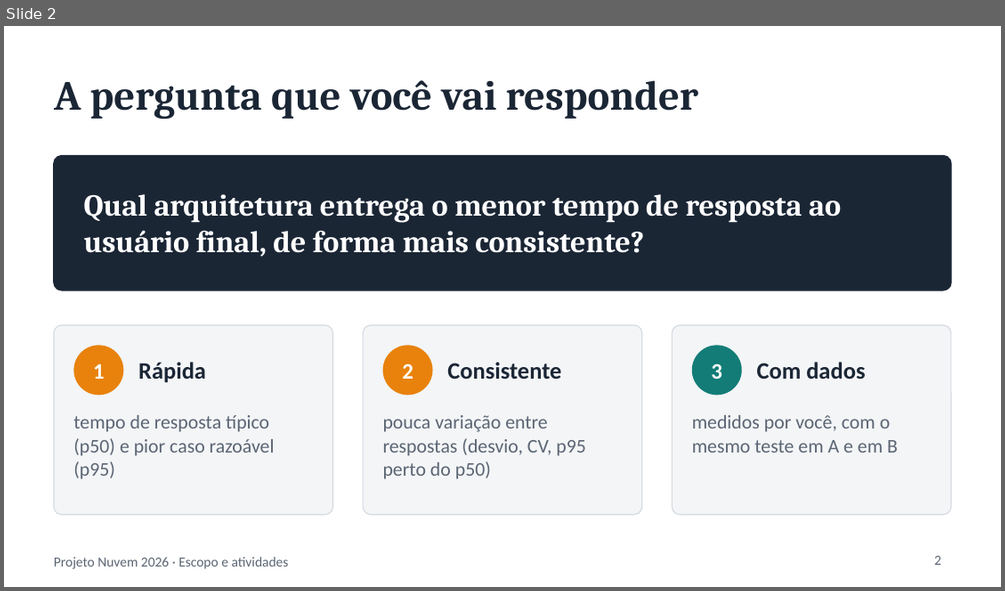
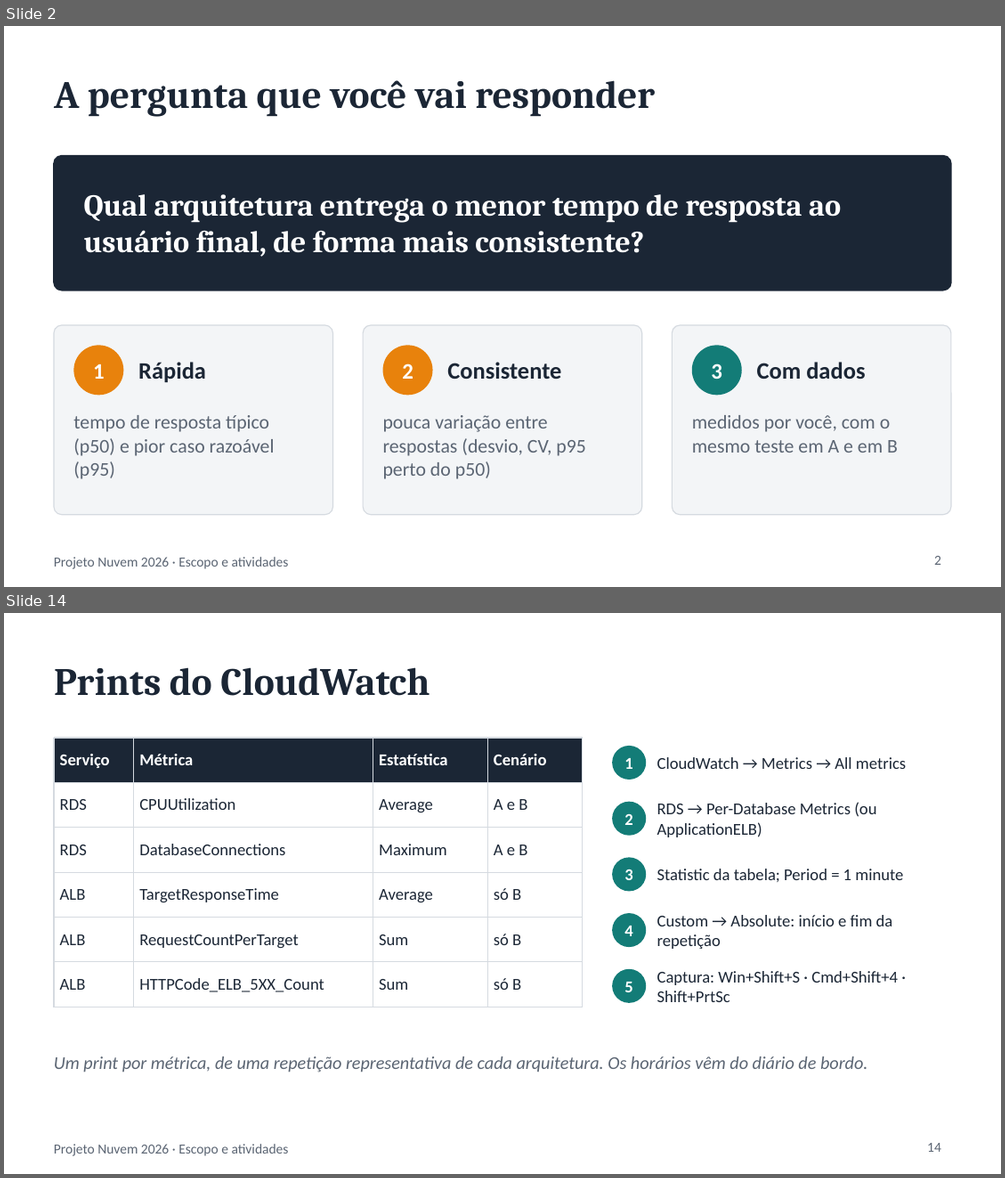
Before and after one commit to emadruga/projeto-aws-chatbot, a slide deck: docs/slides/ESCOPO_E_ATIVIDADES.pptx. Shown one above the other, each under a label of ours: slide 2 before the commit, slides 2 and 14 after it; the slides between them are not shown. The pictures are 1005x591 and 1005x1178 pixels, drawn with LibreOffice and Linux fonts; fonts in the diff are those of the drawing. Boxes give left, top, right and bottom in pixels: in the first picture for what was removed or moved away, otherwise in the second. Text is boxed around its words. In the diff, an @@ line names an element or a change of style, - is before the commit and + after.

```diff
--- a/docs/slides/ESCOPO_E_ATIVIDADES.pptx
+++ b/docs/slides/ESCOPO_E_ATIVIDADES.pptx
@@ slide 14 added at (4, 613, 1001, 1174), background #FFFFFF; not listed: 1 template element that a slide beside it also shows @@
@@ title added at (54, 667, 429, 696), 28 pt, text #1B2635, bold @@
+Prints do CloudWatch
@@ table added at (54, 738, 582, 1006), 6 rows, 4 columns @@
+Serviço | Métrica | Estatística | Cenário
+RDS | CPUUtilization | Average | A e B
+RDS | DatabaseConnections | Maximum | A e B
+ALB | TargetResponseTime | Average | só B
+ALB | RequestCountPerTarget | Sum | só B
+ALB | HTTPCode_ELB_5XX_Count | Sum | só B
@@ ellipse added at (612, 746, 646, 779), fill #137C77, 12 pt, text #FFFFFF, bold @@
+1
@@ text added at (657, 757, 906, 769), 12 pt, text #1B2635 @@
+CloudWatch → Metrics → All metrics
@@ ellipse added at (612, 802, 646, 835), fill #137C77, 12 pt, text #FFFFFF, bold @@
+2
@@ text added at (657, 802, 876, 837), 12 pt, text #1B2635 @@
+RDS → Per-Database Metrics (ou ApplicationELB)
@@ ellipse added at (612, 857, 646, 891), fill #137C77, 12 pt, text #FFFFFF, bold @@
+3
@@ text added at (657, 868, 903, 882), 12 pt, text #1B2635 @@
+Statistic da tabela; Period = 1 minute
@@ ellipse added at (612, 913, 646, 947), fill #137C77, 12 pt, text #FFFFFF, bold @@
+4
@@ text added at (657, 915, 893, 949), 12 pt, text #1B2635 @@
+Custom → Absolute: início e fim da repetição
@@ ellipse added at (612, 969, 646, 1003), fill #137C77, 12 pt, text #FFFFFF, bold @@
+5
@@ text added at (657, 971, 898, 1002), 12 pt, text #1B2635 @@
+Captura: Win+Shift+S · Cmd+Shift+4 · Shift+PrtSc
@@ text added at (54, 1056, 867, 1072), 13 pt, text #5B6573, italic @@
+Um print por métrica, de uma repetição representativa de cada arquitetura. Os horários vêm do diário de bordo.
@@ page number added at (927, 1143, 941, 1151), 10 pt, text #5B6573 @@
+14
@@ slide 2 changed as well @@
@@ title "A pergunta que você vai ..." at (54, 80, 655, 117): size 30 to 28 pt @@
```
Also in this commit, not shown: 10 other slides changed, 12 other slides added, 8 slides removed, 5 other files.
